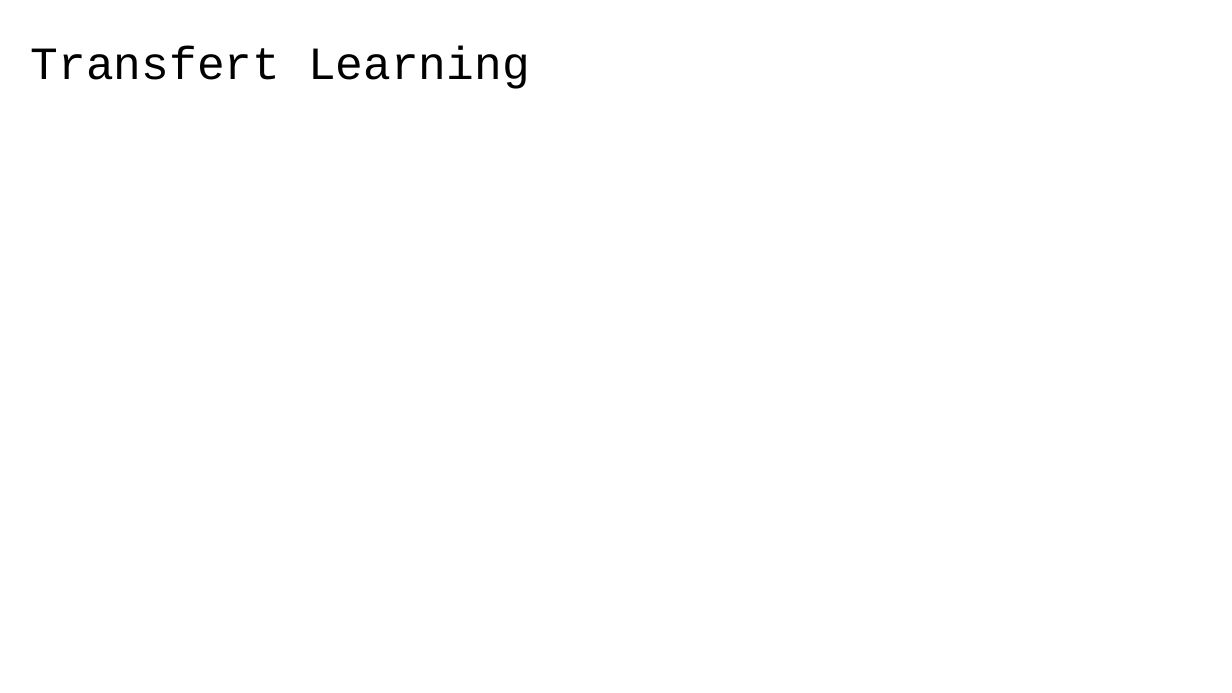
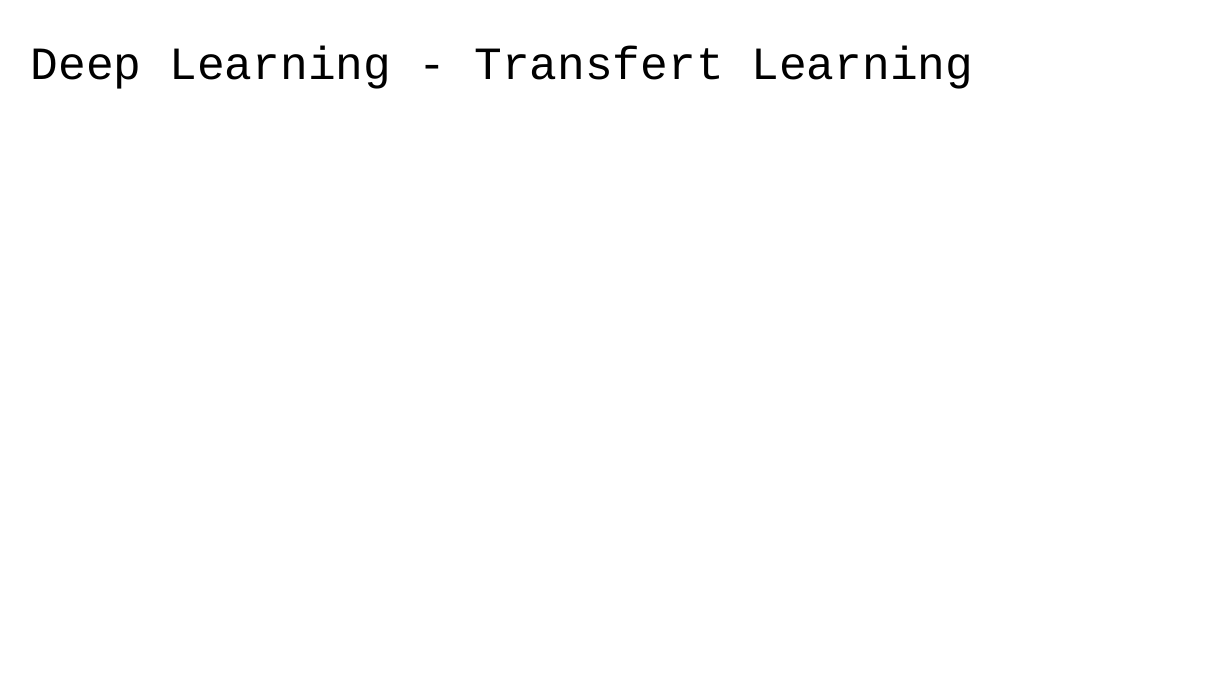
Before and after one commit to 40tude/fullstack_mars_2024, a slide deck: slide 23 of 12_assets/course_review.pptx (slide 8 before the commit). Drawn at 1232x693 pixels with LibreOffice and Linux fonts; fonts in the diff are those of the drawing. Boxes give left, top, right and bottom in pixels: in the first picture for what was removed or moved away, otherwise in the second. Text is boxed around its words. In the diff, an @@ line names an element or a change of style, - is before the commit and + after.

```diff
--- a/12_assets/course_review.pptx
+++ b/12_assets/course_review.pptx
@@ title at [31,46,974,89]: text changed @@
-Transfert Learning
+Deep Learning - Transfert Learning
```
Also in this commit, not shown: 11 other slides changed, 16 slides added, 1 slide removed, 18 other files.
